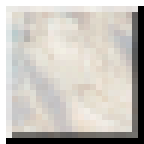
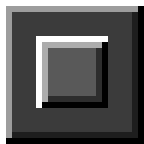
Layers edited between the first and the second w=144, h=144 image:
added group "Inner Design" with 3 layers above "Outer Design" over [36, 36, 108, 108]
added layer "Inner Border 1" in group "Inner Design" over [36, 36, 108, 108]
added layer "Inner Border 2" (50%) in group "Inner Design" over [42, 42, 108, 102]
added layer "Inner Background" in group "Inner Design" over [36, 36, 108, 108]
added group "Outer Design" with 3 layers over [6, 6, 138, 138]
renamed "Outer Border" to "Outer Border 1", moved it into group "Outer Design" over [6, 6, 138, 138]
renamed "Inner Border" to "Outer Border 2", moved it into group "Outer Design", painted on it over [6, 6, 138, 138]
renamed "Background" to "Outer Back", moved it into group "Outer Design", painted on it over [6, 6, 138, 138]
